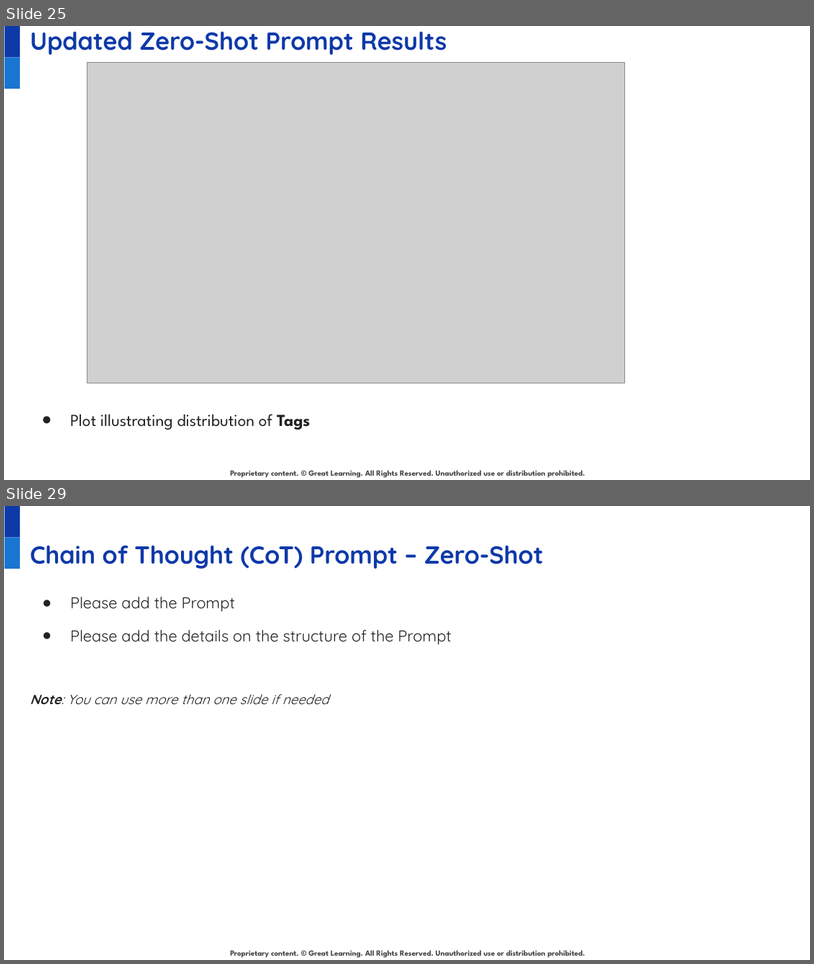
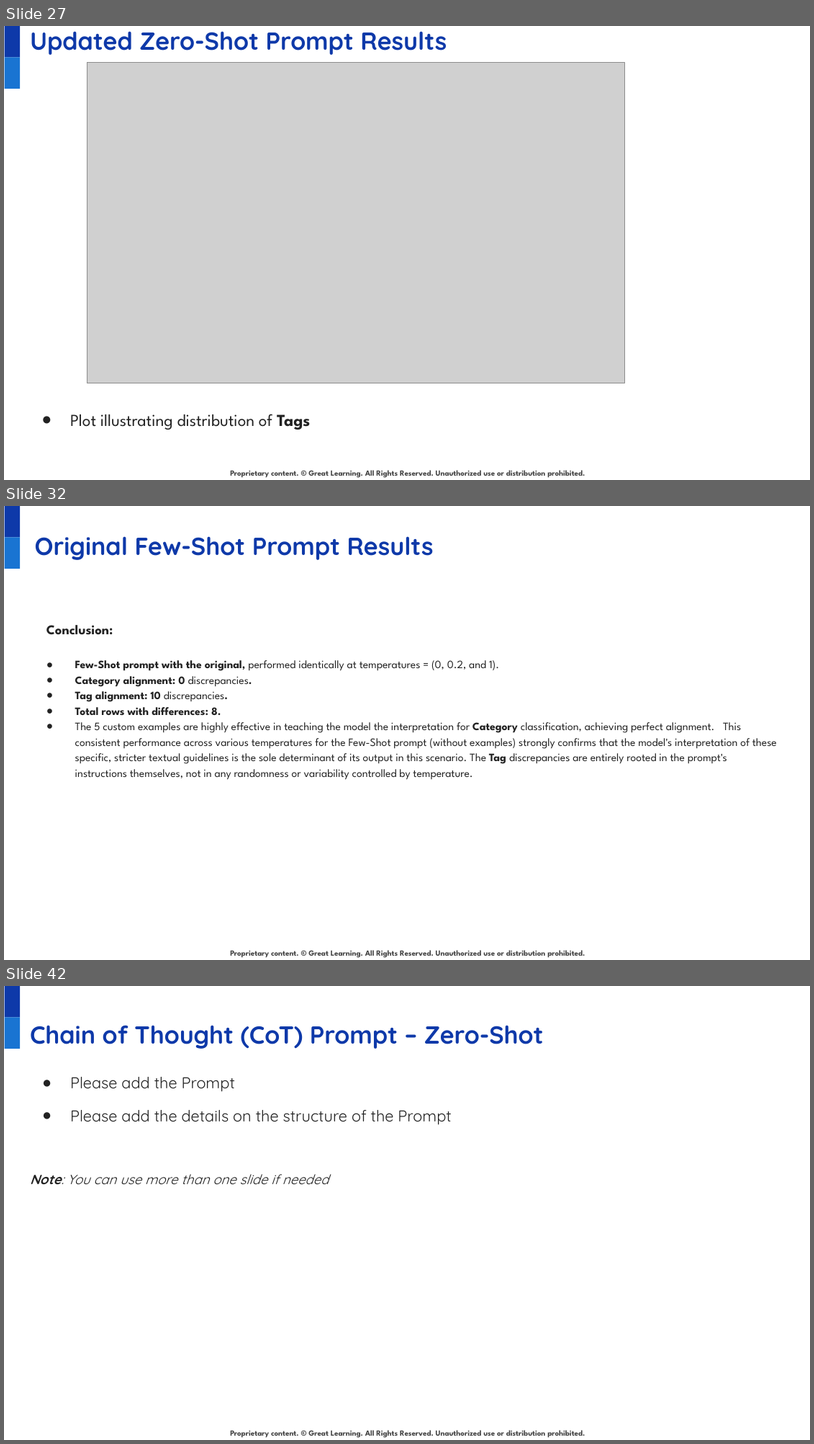
Before and after one commit to juanbucz/GreatLearning-TermProjects, a slide deck: GenAI-Powered Food Delivery Sentiment Analysis/Project Presentation - Business Applications of GenAI - John Buczkowski.pptx. Shown one above the other, each under a label of ours: slides 25 and 29 before the commit, slides 27, 32 and 42 after it; the slides between them are not shown. The pictures are 814x964 and 814x1444 pixels, drawn with LibreOffice and Linux fonts; fonts in the diff are those of the drawing; grey boxes stand for pictures; background and template pictures are left out. Boxes give left, top, right and bottom in pixels: in the first picture for what was removed or moved away, otherwise in the second. Text is boxed around its words. In the diff, an @@ line names an element or a change of style, - is before the commit and + after.

Commit message:
GenAI - Food Delivery Sentiment Analysis - Few-Shot Prompt models and analysis.

```diff
--- a/GenAI-Powered Food Delivery Sentiment Analysis/Project Presentation - Business Applications of GenAI - John Buczkowski.pptx
+++ b/GenAI-Powered Food Delivery Sentiment Analysis/Project Presentation - Business Applications of GenAI - John Buczkowski.pptx
@@ slide 32 added at [4,506,810,960], background #FFFFFF; not listed: 3 template elements that a slide beside it also shows @@
@@ title added at [35,536,434,560], 22 pt, text #0E39A9, bold @@
+Original Few-Shot Prompt Results
@@ text added at [46,625,777,780], 10 pt, text #222222 @@
+Conclusion:
+● Few-Shot prompt with the original, performed identically at temperatures = (0, 0.2, and 1).
+● Category alignment: 0 discrepancies.
+● Tag alignment: 10 discrepancies.
+● Total rows with differences: 8.
+● The 5 custom examples are highly effective in teaching the model the interpretation for Category classification, achieving perfect alignment. This consistent performance across various temperatures for the Few-Shot prompt (without examples) strongly confirms that the model's interpretation of these specific, stricter textual guidelines is the sole determinant of its output in this scenario. The Tag discrepancies are entirely rooted in the prompt's instructions themselves, not in any randomness or variability controlled by temperature.
@@ what was slide 25 is now slide 27 @@
@@ what was slide 29 is now slide 42 @@
```
Also in this commit, not shown: 3 slides changed, 17 other slides added, 3 slides removed, 3 other files.
